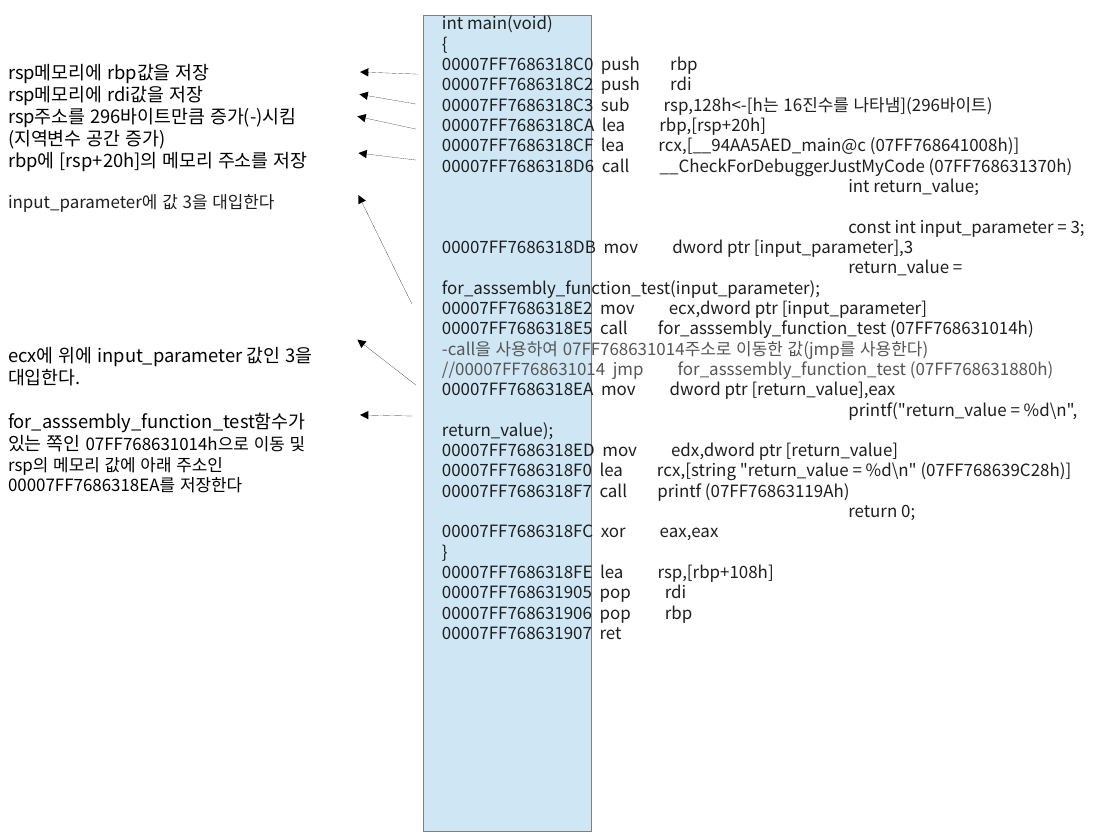
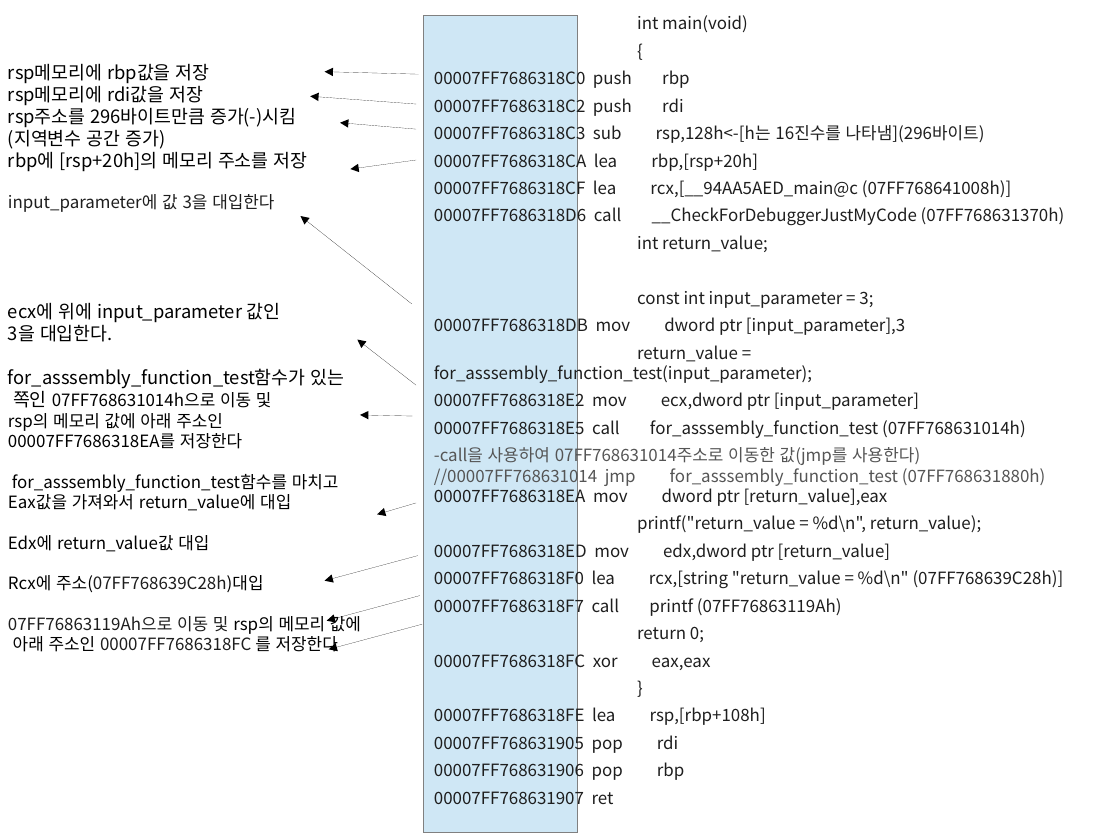
Before and after one commit to EDDI-RobotAcademy/SDC-AI-LectureNotes, a slide deck: slide 2 of c/junghunwoo/homework/1-2/2차 과제.odp. Drawn at 1120x840 pixels with LibreOffice and Linux fonts; fonts in the diff are those of the drawing. Boxes give left, top, right and bottom in pixels: in the first picture for what was removed or moved away, otherwise in the second. Text is boxed around its words. In the diff, an @@ line names an element or a change of style, - is before the commit and + after.

```diff
--- a/c/junghunwoo/homework/1-2/2차 과제.odp
+++ b/c/junghunwoo/homework/1-2/2차 과제.odp
@@ text "int main(void)": place and size @@
-text "int main(void)" at box(442, 12, 1085, 645)
+text "int main(void)" at box(434, 15, 1065, 810)
@@ rectangle removed at box(424, 16, 592, 832) @@
@@ freeform shape added at box(424, 16, 577, 832), fill #CFE7F5, outline #808080 0 pt @@
@@ text at box(434, 15, 1065, 810): more space between paragraphs @@
@@ arrow moved from (360, 72) - (419, 74) to (324, 72) - (419, 74) @@
@@ arrow moved from (360, 95) - (416, 104) to (310, 97) - (416, 104) @@
@@ arrow moved from (358, 116) - (416, 129) to (340, 123) - (416, 129) @@
@@ arrow moved from (359, 153) - (416, 161) to (351, 169) - (416, 160) @@
@@ arrow moved from (359, 195) - (412, 304) to (301, 216) - (412, 304) @@
@@ text at box(8, 302, 361, 652): text changed; size 13 to 12 pt @@
-ecx에 위에 input_parameter 값인 3을 대입한다.
-for_asssembly_function_test함수가 있는 쪽인 07FF768631014h으로 이동 및
-rsp의 메모리 값에 아래 주소인 00007FF7686318EA를 저장한다
+ecx에 위에 input_parameter 값인
+3을 대입한다.
+for_asssembly_function_test함수가 있는
+쪽인 07FF768631014h으로 이동 및
+rsp의 메모리 값에 아래 주소인
+00007FF7686318EA를 저장한다
+for_asssembly_function_test함수를 마치고
+Eax값을 가져와서 return_value에 대입
+Edx에 return_value값 대입
+Rcx에 주소(07FF768639C28h)대입
+07FF76863119Ah으로 이동 및 rsp의 메모리 값에
+아래 주소인 00007FF7686318FC 를 저장한다
@@ arrow added from (416, 503) to (377, 514), #000000 0 pt @@
@@ arrow added from (418, 556) to (324, 581), #000000 0 pt @@
@@ arrow added from (420, 596) to (326, 621), #000000 0 pt @@
@@ arrow added from (422, 624) to (328, 649), #000000 0 pt @@
```
Also in this commit, not shown: 3 other slides changed, 2 slides added, 1 other file.
